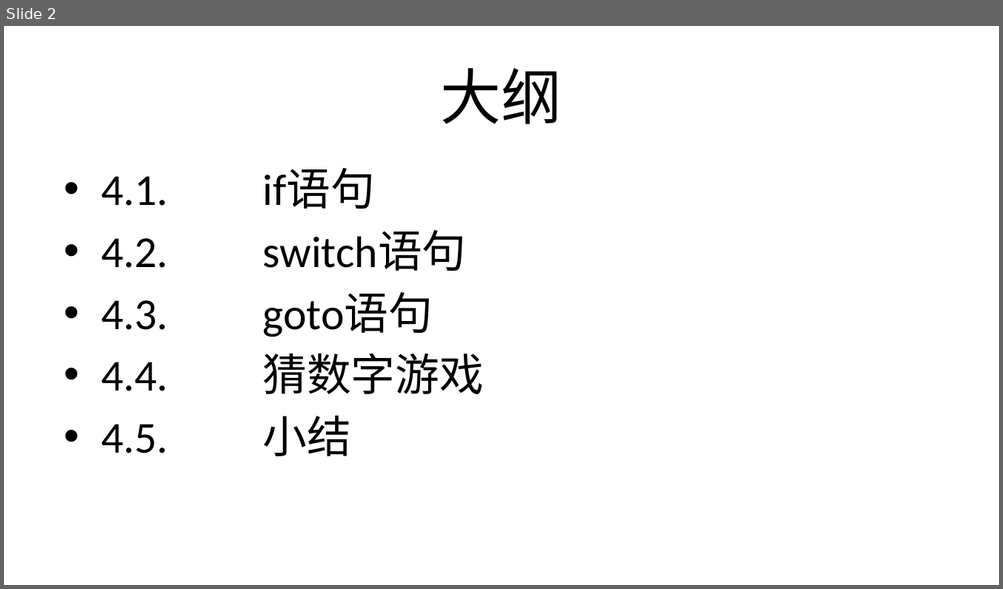
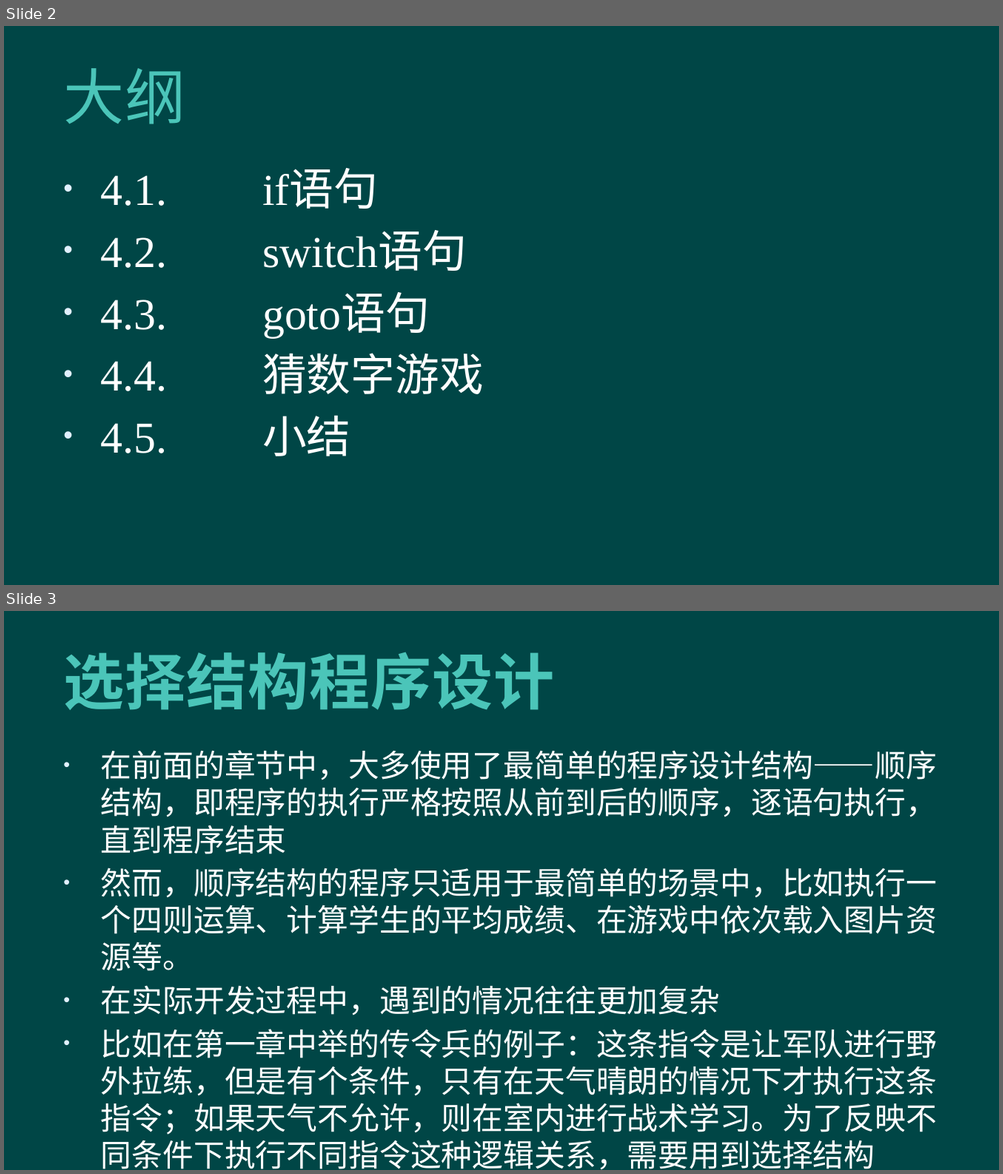
Before and after one commit to hanhonglei/Course_BasicGameProgramming, a slide deck: 第4章 选择结构程序设计/第4章 选择结构程序设计.pptx. Shown one above the other, each under a label of ours: slide 2 before the commit, slides 2 and 3 after it. The pictures are 1003x589 and 1003x1174 pixels, drawn with LibreOffice and Linux fonts; fonts in the diff are those of the drawing; background and template pictures are left out. Boxes give left, top, right and bottom in pixels: in the first picture for what was removed or moved away, otherwise in the second. Text is boxed around its words. In the diff, an @@ line names an element or a change of style, - is before the commit and + after.

```diff
--- a/第4章 选择结构程序设计/第4章 选择结构程序设计.pptx
+++ b/第4章 选择结构程序设计/第4章 选择结构程序设计.pptx
@@ slide 3 added at (4, 611, 999, 1170), background #004646 @@
@@ title added at (63, 652, 555, 710), 44 pt, text #4BC5B9, bold @@
+选择结构程序设计
@@ text added at (101, 750, 936, 1170), 22.4 pt, text #FFFFFF @@
+• 在前面的章节中，大多使用了最简单的程序设计结构——顺序结构，即程序的执行严格按照从前到后的顺序，逐语句执行，直到程序结束
+• 然而，顺序结构的程序只适用于最简单的场景中，比如执行一个四则运算、计算学生的平均成绩、在游戏中依次载入图片资源等。
+• 在实际开发过程中，遇到的情况往往更加复杂
+• 比如在第一章中举的传令兵的例子：这条指令是让军队进行野外拉练，但是有个条件，只有在天气晴朗的情况下才执行这条指令；如果天气不允许，则在室内进行战术学习。为了反映不同条件下执行不同指令这种逻辑关系，需要用到选择结构
@@ slide 2 changed as well @@
@@ background #FFFFFF to #004646 @@
@@ title "大纲" at (63, 68, 185, 124): text colour #000000 to #4BC5B9, letter spacing 0 to 0.5 pt; alignment centre to left @@
@@ text "4.1. if语句" at (101, 175, 484, 457): font Calibri to Times New Roman, text colour #000000 to #FFFFFF @@
```
Also in this commit, not shown: 1 other slide changed, 27 other slides added, 1 other file.
